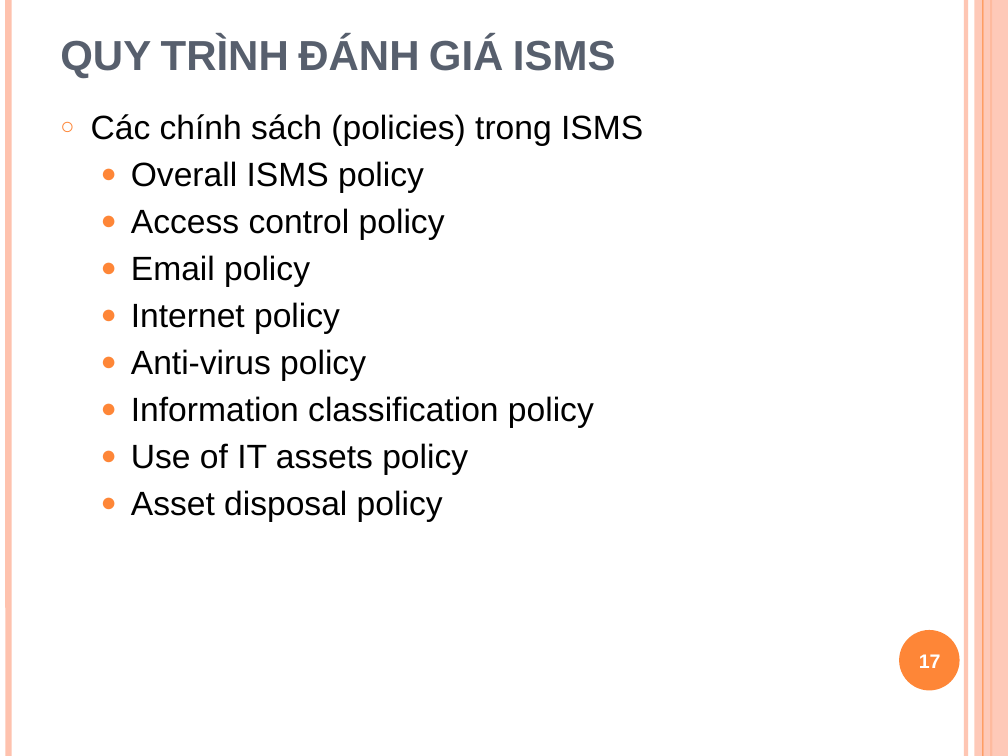
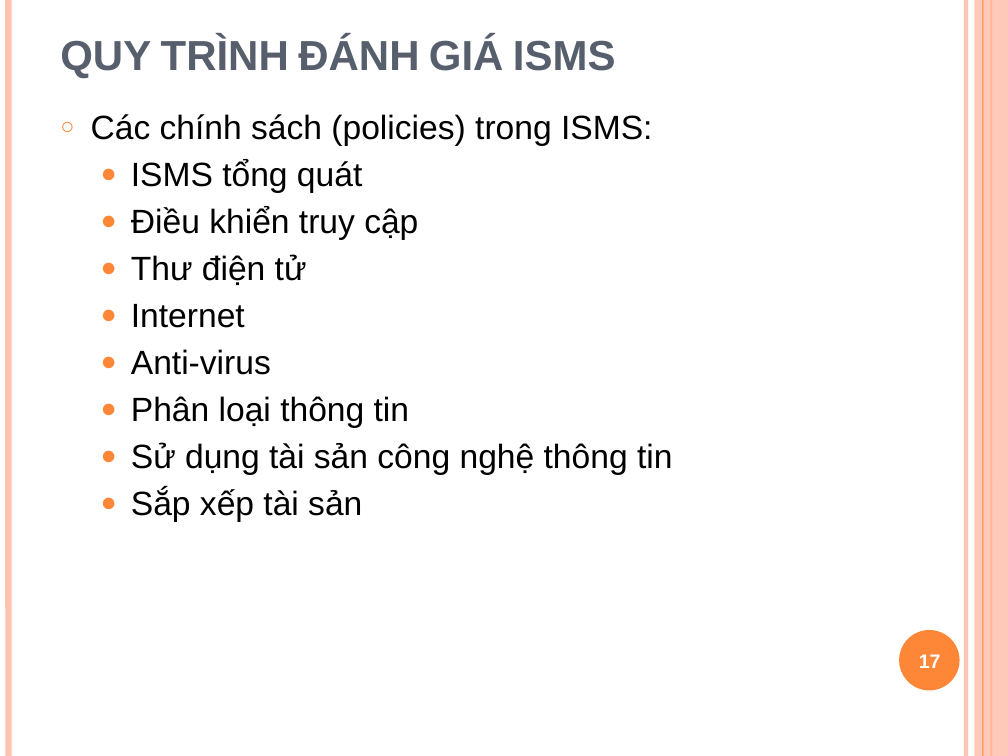
Before and after one commit to Alex7Huynh/iss-g5, a slide deck: slide 17 of ISMS/w6_Minh_Toan_ISMS.pptx. Drawn at 1008x756 pixels with LibreOffice and Linux fonts; fonts in the diff are those of the drawing. Boxes give left, top, right and bottom in pixels: in the first picture for what was removed or moved away, otherwise in the second. Text is boxed around its words. In the diff, an @@ line names an element or a change of style, - is before the commit and + after.

Commit message:
Update ISMS slide.

```diff
--- a/ISMS/w6_Minh_Toan_ISMS.pptx
+++ b/ISMS/w6_Minh_Toan_ISMS.pptx
@@ text at (91, 114, 672, 522): text changed @@
-○ Các chính sách (policies) trong ISMS
-  ● Overall ISMS policy
-  ● Access control policy
-  ● Email policy
-  ● Internet policy
-  ● Anti-virus policy
-  ● Information classification policy
-  ● Use of IT assets policy
-  ● Asset disposal policy
+○ Các chính sách (policies) trong ISMS:
+  ● ISMS tổng quát
+  ● Điều khiển truy cập
+  ● Thư điện tử
+  ● Internet
+  ● Anti-virus
+  ● Phân loại thông tin
+  ● Sử dụng tài sản công nghệ thông tin
+  ● Sắp xếp tài sản
```
Also in this commit, not shown: 18 other slides changed.
